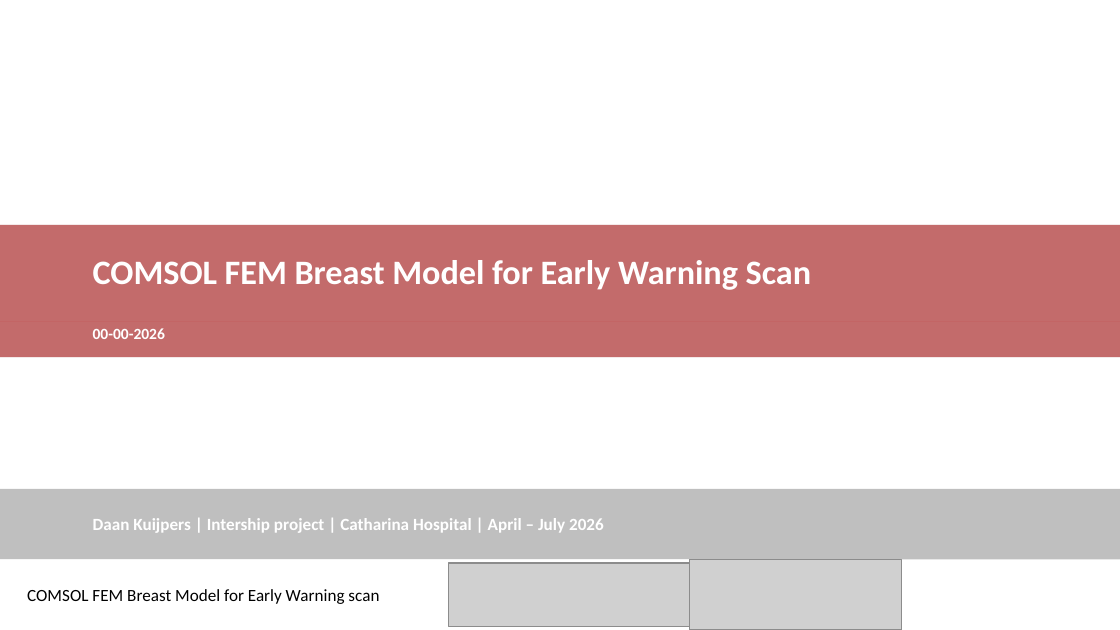
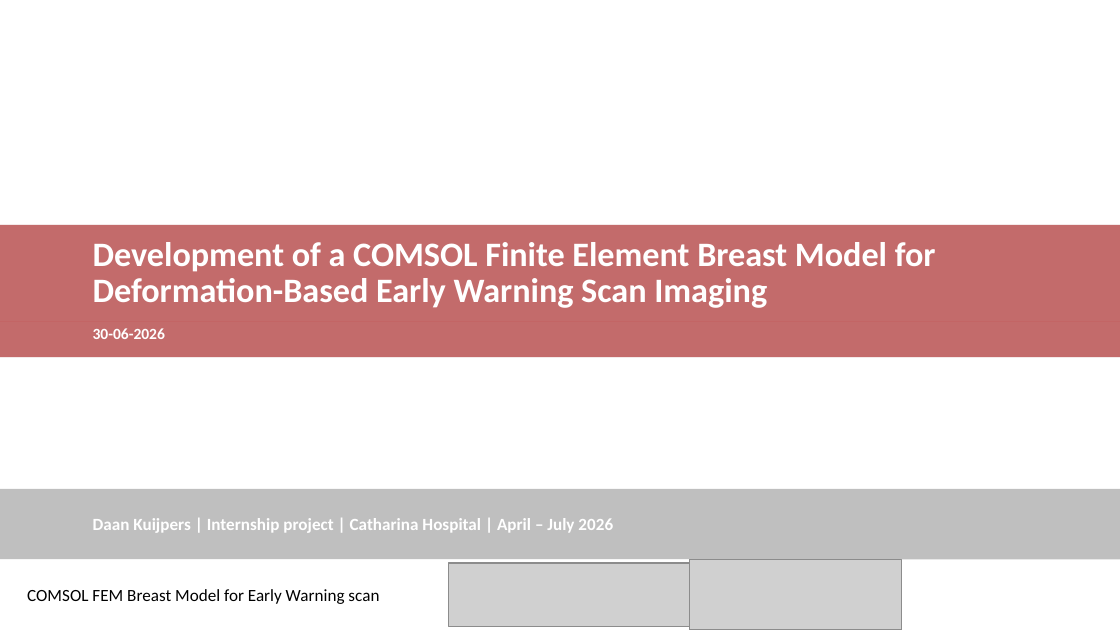
Before and after one commit to DaanKuijpers11/ews-comsol-breast-fem, a slide deck: slide 1 of docs/presentation/Early Warning Scan intership presentation - Daan Kuijpers.pptx. Drawn at 1120x630 pixels with LibreOffice and Linux fonts; fonts in the diff are those of the drawing; grey boxes stand for pictures; background and template pictures are left out. Boxes give left, top, right and bottom in pixels: in the first picture for what was removed or moved away, otherwise in the second. Text is boxed around its words. In the diff, an @@ line names an element or a change of style, - is before the commit and + after.

```diff
--- a/docs/presentation/Early Warning Scan intership presentation - Daan Kuijpers.pptx
+++ b/docs/presentation/Early Warning Scan intership presentation - Daan Kuijpers.pptx
@@ title at bbox=[93, 242, 936, 308]: text changed @@
-COMSOL FEM Breast Model for Early Warning Scan
+Development of a COMSOL Finite Element Breast Model for Deformation-Based Early Warning Scan Imaging
@@ subtitle at bbox=[93, 328, 165, 339]: text changed @@
-00-00-2026
+30-06-2026
@@ text at bbox=[93, 518, 613, 533]: text changed @@
-Daan Kuijpers | Intership project | Catharina Hospital | April – July 2026
+Daan Kuijpers | Internship project | Catharina Hospital | April – July 2026
```
Also in this commit, not shown: 15 other slides changed, 18 slides added, 5 slides removed, 9 other files.
